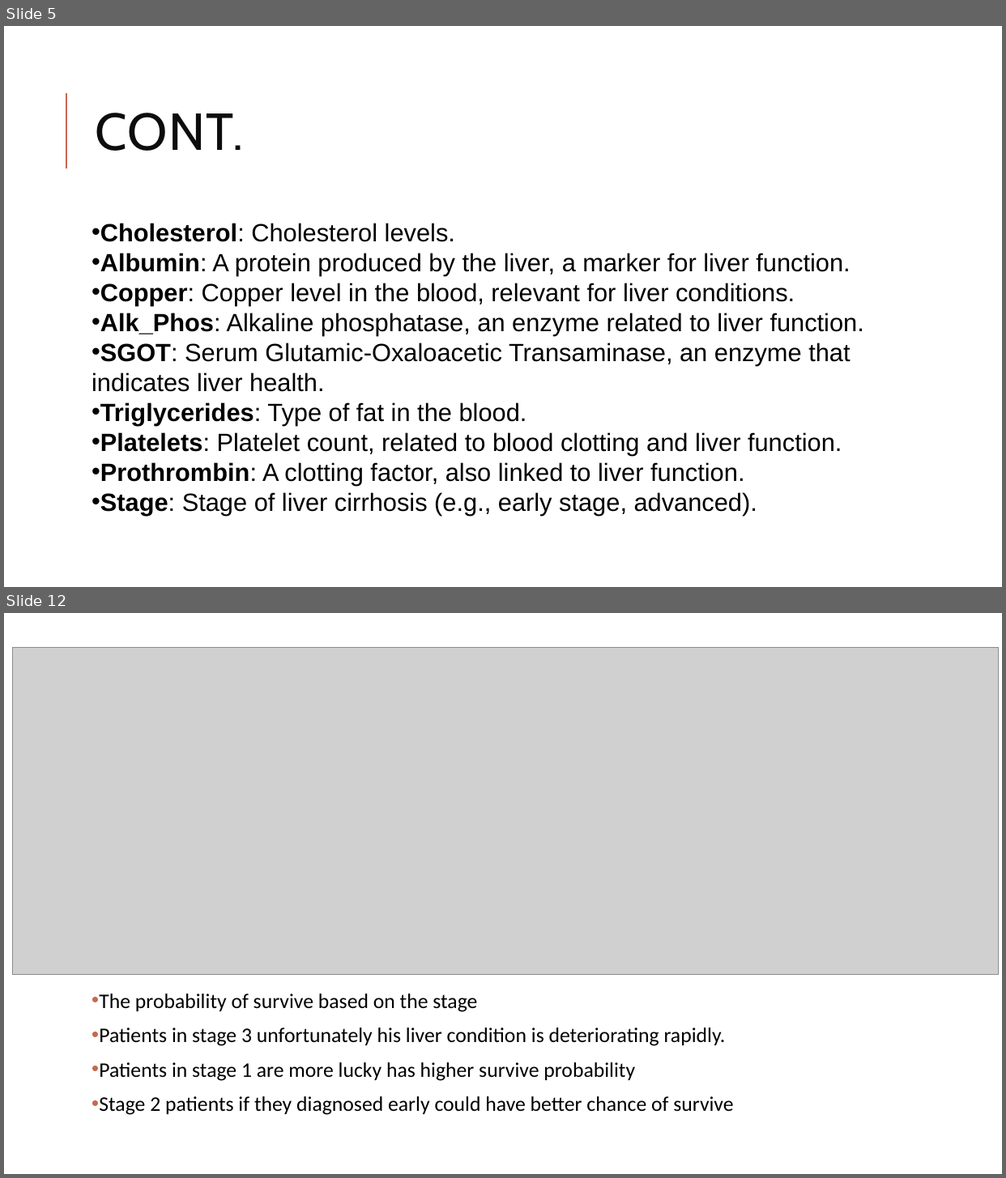
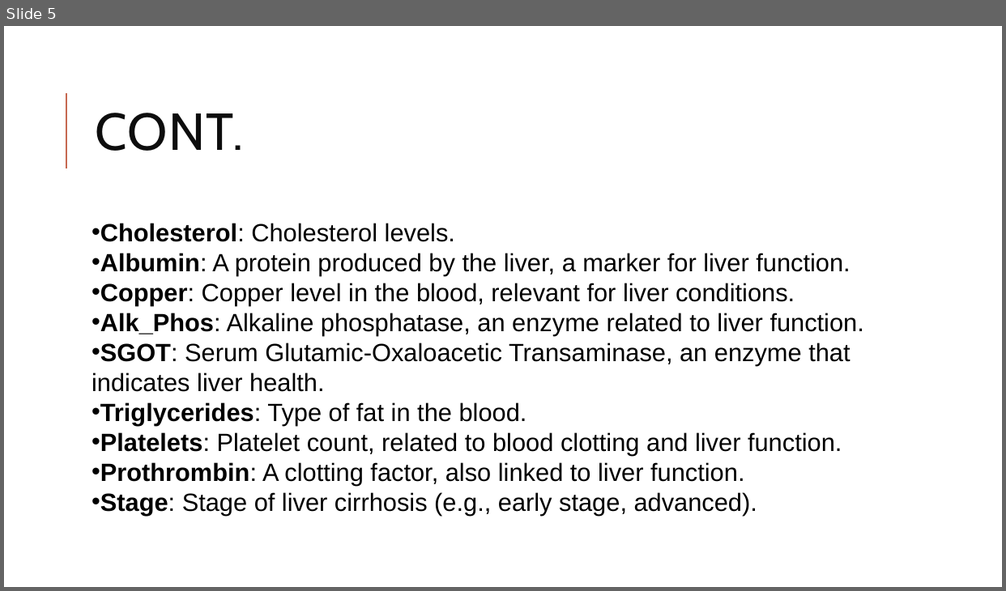
Before and after one commit to Yahia-Ragab/Depi, a slide deck: Depi prject 3.pptx. Shown one above the other, each under a label of ours: slides 5 and 12 before the commit, slide 5 after it; the slides between them are not shown. The pictures are 1006x1178 and 1006x591 pixels, drawn with LibreOffice and Linux fonts; fonts in the diff are those of the drawing; grey boxes stand for pictures. Boxes give left, top, right and bottom in pixels: in the first picture for what was removed or moved away, otherwise in the second. Text is boxed around its words. In the diff, an @@ line names an element or a change of style, - is before the commit and + after.

```diff
--- a/Depi prject 3.pptx
+++ b/Depi prject 3.pptx
@@ slide 12 removed at [4,613,1002,1174], background #FFFFFF @@
@@ picture removed at [12,648,998,975] @@
@@ text removed at [99,994,733,1115] @@
-• The probability of survive based on the stage
-• Patients in stage 3 unfortunately his liver condition is deteriorating rapidly.
-• Patients in stage 1 are more lucky has higher survive probability
-• Stage 2 patients if they diagnosed early could have better chance of survive
```
Also in this commit, not shown: 15 slides changed, 6 slides added.
